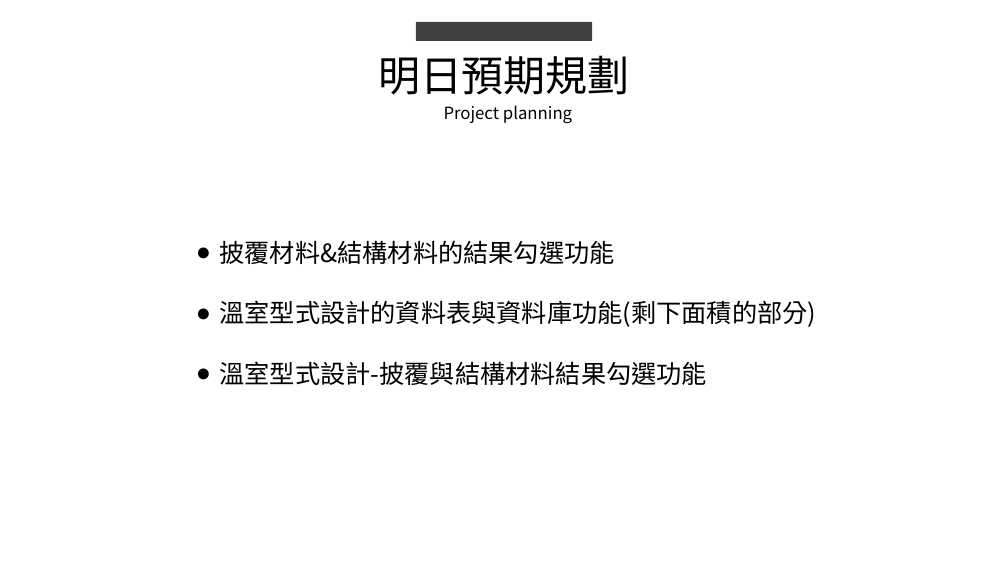
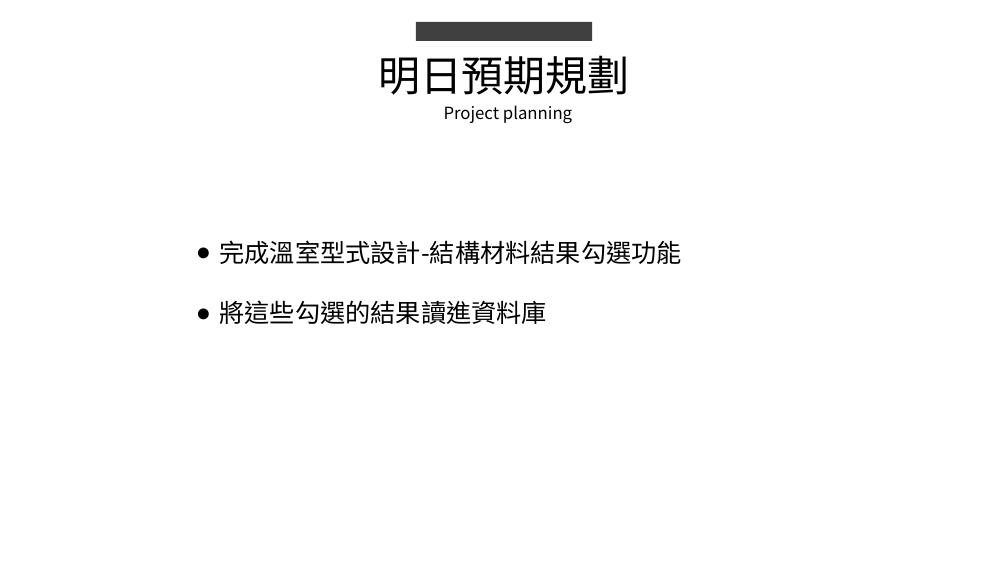
Before and after one commit to king637324/KnowledgeGreenhouseSystem, a slide deck: slide 7 of 工作日報_葉柏漢/2021.08/2021.08.17(加班)~2021.08.18工作日報_葉柏漢.pptx (slide 4 before the commit). Drawn at 1008x567 pixels with LibreOffice and Linux fonts; fonts in the diff are those of the drawing. Boxes give left, top, right and bottom in pixels: in the first picture for what was removed or moved away, otherwise in the second. Text is boxed around its words. In the diff, an @@ line names an element or a change of style, - is before the commit and + after.

```diff
--- a/工作日報_葉柏漢/2021.08/2021.08.17(加班)~2021.08.18工作日報_葉柏漢.pptx
+++ b/工作日報_葉柏漢/2021.08/2021.08.17(加班)~2021.08.18工作日報_葉柏漢.pptx
@@ text at <box>220,240,682,324</box>: text changed @@
-● 披覆材料&結構材料的結果勾選功能
-● 溫室型式設計的資料表與資料庫功能(剩下面積的部分)
-● 溫室型式設計-披覆與結構材料結果勾選功能
+● 完成溫室型式設計-結構材料結果勾選功能
+● 將這些勾選的結果讀進資料庫
```
Also in this commit, not shown: 1 other slide changed, 3 slides added, 8 other files.
